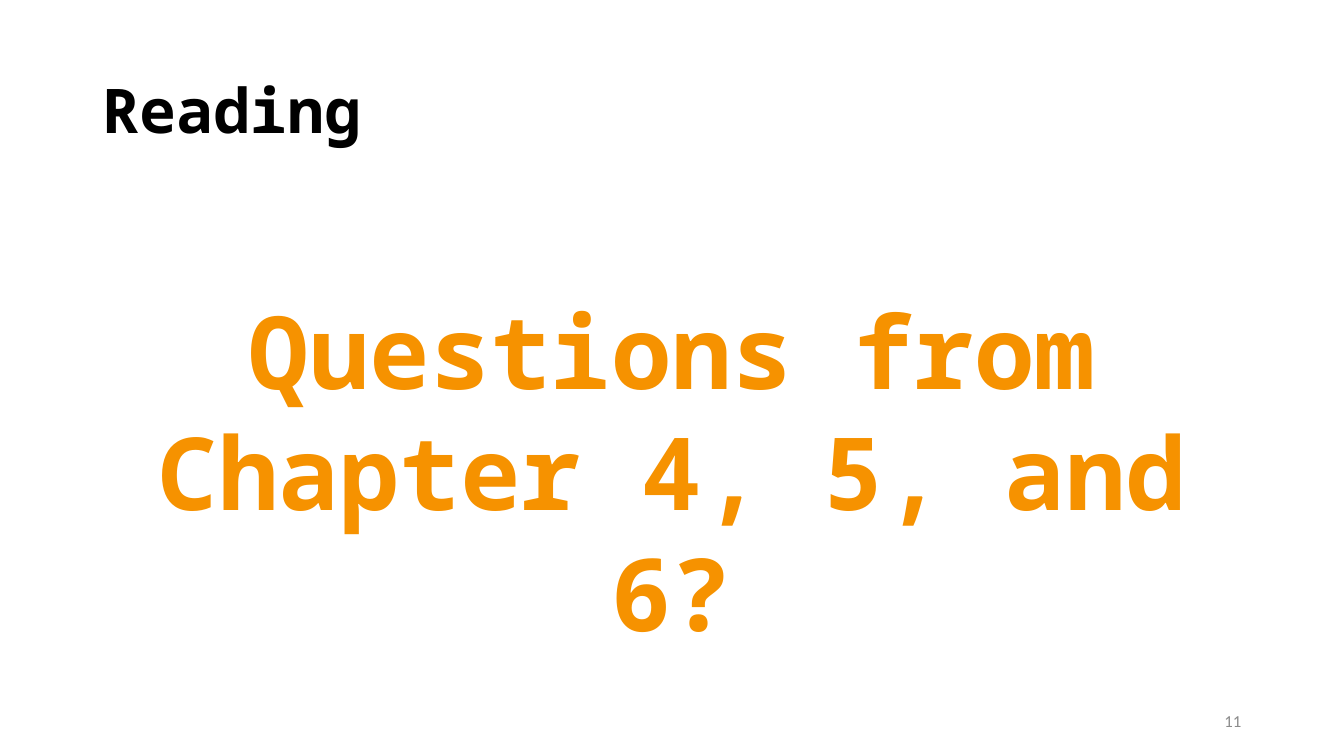
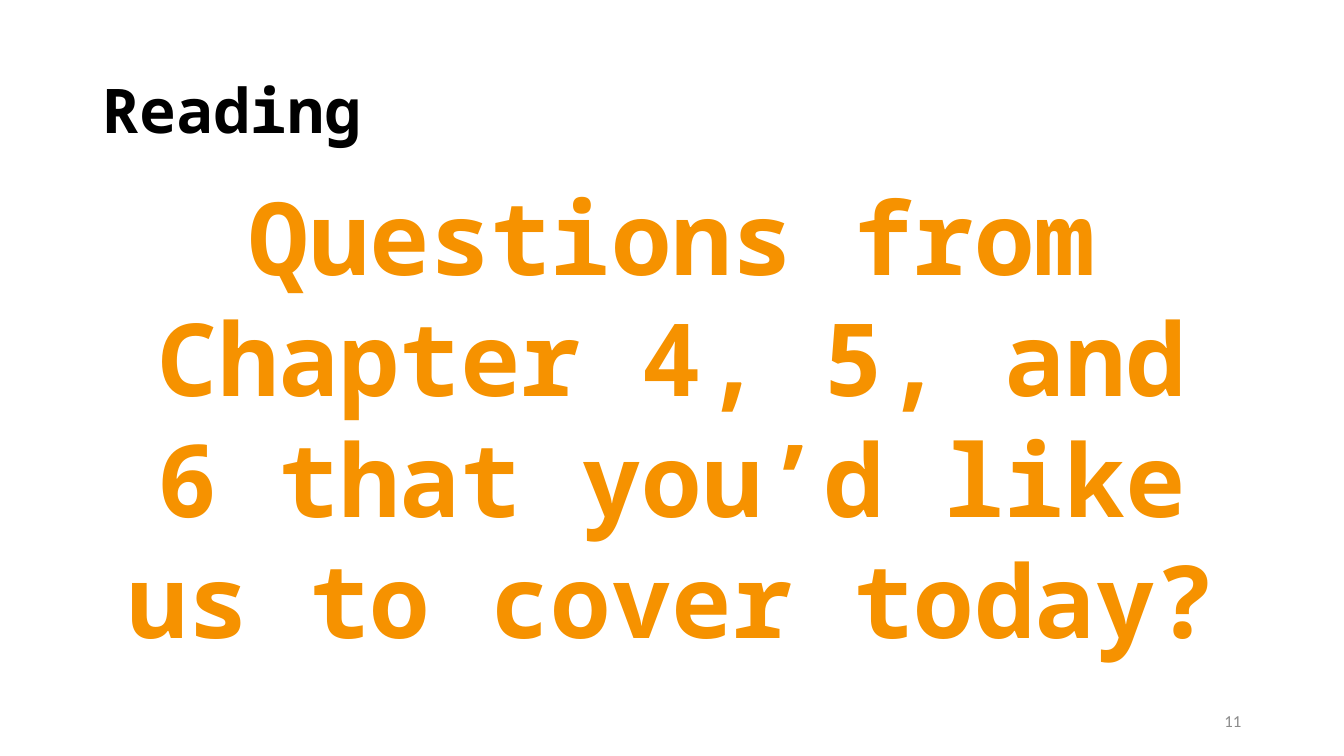
Before and after one commit to TysonStanley/EDU-6050, a slide deck: slide 11 of Slides/04_EDUC_6050_2018.pptx. Drawn at 1344x756 pixels with LibreOffice and Linux fonts; fonts in the diff are those of the drawing. Boxes give left, top, right and bottom in pixels: in the first picture for what was removed or moved away, otherwise in the second. Text is boxed around its words. In the diff, an @@ line names an element or a change of style, - is before the commit and + after.

```diff
--- a/Slides/04_EDUC_6050_2018.pptx
+++ b/Slides/04_EDUC_6050_2018.pptx
@@ text at box(128, 196, 1216, 663): text changed @@
-Questions from Chapter 4, 5, and 6?
+Questions from Chapter 4, 5, and 6 that you’d like us to cover today?
```
Also in this commit, not shown: 3 other slides changed, 20 slides added, 1 slide removed, 1 other file.
